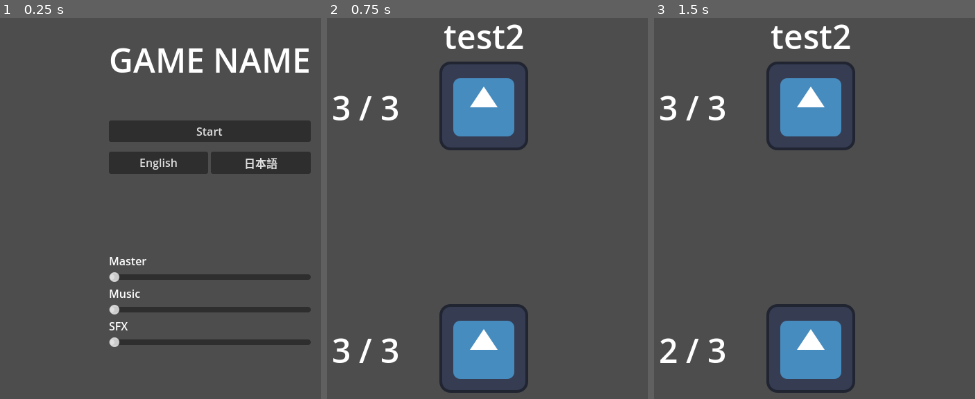
Above: before the commit, frames 1-3 (left to right).
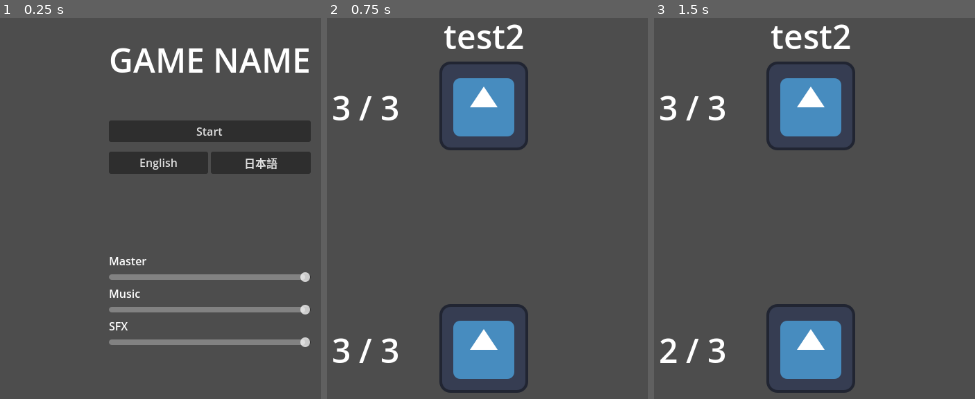
Above: after the commit, the same moments.

Repository: jrattur2/ggj-2026-team-coup
Game: Godot game, scene res://Levels/startup_level.tscn
Two runs of this game, one before a commit and one after it. Both use one fixed random seed, a clock stepped at 60 frames per second and the inputs below. The engine's default icon, where the game draws it, is replaced by a stand-in: a white triangle on a blue panel in a dark square.
Inputs:
- Up to frame 1 (0.25 s): no input
- Up to frame 2 (0.75 s): click "Start" at 0.5 s
- Up to frame 3 (1.5 s): tap Enter at 1.25 s; hold L (dev_lose_turn) from 1.28 s (still down)

The runs differ from the first frame. In frame 1, 3.1% of the frame differs, in the area x 33-97%, y 66-87%; in frame 2, nothing differs; in frame 3, nothing differs.

Commit message:
add music player, hook up volume sliders

Diff:
--- a/Levels/startup_level.gd
+++ b/Levels/startup_level.gd
@@ -9,6 +9,7 @@
 @onready var reward_menu: PostsBattleMenu = $RewardMenu
 @onready var win_screen: Control = $WinScreen
 @onready var lose_screen: Control = $LoseScreen
+@onready var audio_stream_player: AudioStreamPlayer = $AudioStreamPlayer
 
 var player : PlayerInfo
 var current_battle: BattleLevel = null
--- a/Levels/startup_level.tscn
+++ b/Levels/startup_level.tscn
@@ -8,6 +8,7 @@
 [ext_resource type="PackedScene" uid="uid://b7ofdux6144l0" path="res://Menu/post_battle_menu.tscn" id="5_2w55e"]
 [ext_resource type="PackedScene" uid="uid://btv65mscyer4p" path="res://Menu/win_screen.tscn" id="7_vpdpk"]
 [ext_resource type="PackedScene" uid="uid://cesjx236ptpm1" path="res://Menu/lose_screen.tscn" id="8_ntmli"]
+[ext_resource type="AudioStream" uid="uid://b6u8dyoogdtfu" path="res://assets/music/Theme 1 WIP.mp3" id="9_ntmli"]
 
 [node name="StartupLevel" type="Node"]
 script = ExtResource("1_l788o")
@@ -25,3 +26,8 @@
 
 [node name="LoseScreen" parent="." instance=ExtResource("8_ntmli")]
 visible = false
+
+[node name="MusicPlayer" type="AudioStreamPlayer" parent="."]
+stream = ExtResource("9_ntmli")
+autoplay = true
+bus = &"Music"
--- a/Menu/main-menu.tscn
+++ b/Menu/main-menu.tscn
@@ -80,6 +80,8 @@
 
 [node name="MasterSlider" type="HSlider" parent="MarginContainer/VBoxContainer/MarginContainer2/VBoxContainer4/VBoxContainer"]
 layout_mode = 2
+max_value = 1.0
+step = 0.001
 
 [node name="VBoxContainer2" type="VBoxContainer" parent="MarginContainer/VBoxContainer/MarginContainer2/VBoxContainer4"]
 layout_mode = 2
@@ -90,6 +92,8 @@
 
 [node name="MusicSlider" type="HSlider" parent="MarginContainer/VBoxContainer/MarginContainer2/VBoxContainer4/VBoxContainer2"]
 layout_mode = 2
+max_value = 1.0
+step = 0.001
 
 [node name="VBoxContainer3" type="VBoxContainer" parent="MarginContainer/VBoxContainer/MarginContainer2/VBoxContainer4"]
 layout_mode = 2
@@ -100,6 +104,8 @@
 
 [node name="SFXSlider" type="HSlider" parent="MarginContainer/VBoxContainer/MarginContainer2/VBoxContainer4/VBoxContainer3"]
 layout_mode = 2
+max_value = 1.0
+step = 0.001
 
 [connection signal="pressed" from="MarginContainer/VBoxContainer/StartButton" to="." method="_on_start_button_pressed"]
 [connection signal="pressed" from="MarginContainer/VBoxContainer/MarginContainer/HBoxContainer/EnButton" to="." method="_on_en_button_pressed"]
--- a/Menu/main_menu.gd
+++ b/Menu/main_menu.gd
@@ -4,16 +4,31 @@
 
 @onready var main_menu: MainMenu = $"."
 
+var master_bus_index := 0
+var music_bus_index := 0
+var sfx_bus_index := 0
+
 enum GameLanguage {
 	English,
 	Japanese,
 }
+
+@onready var master_slider: HSlider = $MarginContainer/VBoxContainer/MarginContainer2/VBoxContainer4/VBoxContainer/MasterSlider
+@onready var music_slider: HSlider = $MarginContainer/VBoxContainer/MarginContainer2/VBoxContainer4/VBoxContainer2/MusicSlider
+@onready var sfx_slider: HSlider = $MarginContainer/VBoxContainer/MarginContainer2/VBoxContainer4/VBoxContainer3/SFXSlider
 
 var current_language := GameLanguage.English
 
 # Called when the node enters the scene tree for the first time.
 func _ready() -> void:
 	TranslationServer.set_locale("en")
+	master_bus_index = AudioServer.get_bus_index("Master")
+	master_slider.value = AudioServer.get_bus_volume_linear(master_bus_index)
+	music_bus_index = AudioServer.get_bus_index("Music")
+	music_slider.value = AudioServer.get_bus_volume_linear(music_bus_index)
+	sfx_bus_index = AudioServer.get_bus_index("SFX")
+	sfx_slider.value = AudioServer.get_bus_volume_linear(sfx_bus_index)
+
 
 func change_language(new_language : GameLanguage):
 	if new_language == current_language:
@@ -34,10 +49,10 @@
 	change_language(GameLanguage.Japanese)
 
 func _on_master_slider_value_changed(value: float) -> void:
-	pass # Replace with function body.
+	AudioServer.set_bus_volume_linear(master_bus_index, value)
 
 func _on_music_slider_value_changed(value: float) -> void:
-	pass # Replace with function body.
+	AudioServer.set_bus_volume_linear(music_bus_index, value)
 
 func _on_sfx_slider_value_changed(value: float) -> void:
-	pass # Replace with function body.
+	AudioServer.set_bus_volume_linear(sfx_bus_index, value)
--- /dev/null
+++ b/default_bus_layout.tres
@@ -0,0 +1,15 @@
+[gd_resource type="AudioBusLayout" format=3 uid="uid://d21u2536p152r"]
+
+[resource]
+bus/1/name = &"SFX"
+bus/1/solo = false
+bus/1/mute = false
+bus/1/bypass_fx = false
+bus/1/volume_db = 0.0
+bus/1/send = &"Master"
+bus/2/name = &"Music"
+bus/2/solo = false
+bus/2/mute = false
+bus/2/bypass_fx = false
+bus/2/volume_db = 0.0
+bus/2/send = &"Master"
Not shown: 1 places in Levels/startup_level.tscn that only renumber resources
Not shown, changed: assets/music/Theme 1 WIP.mp3.import
